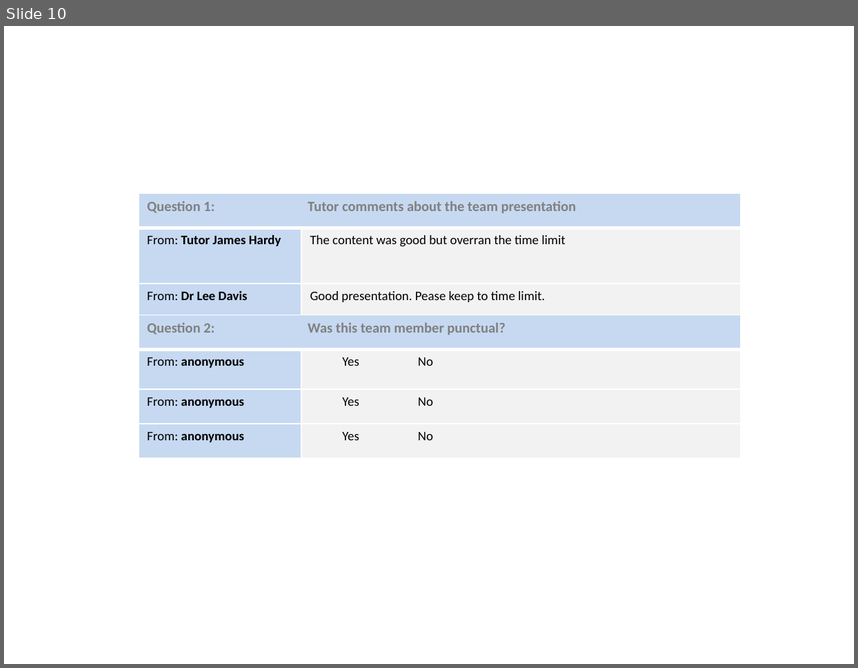
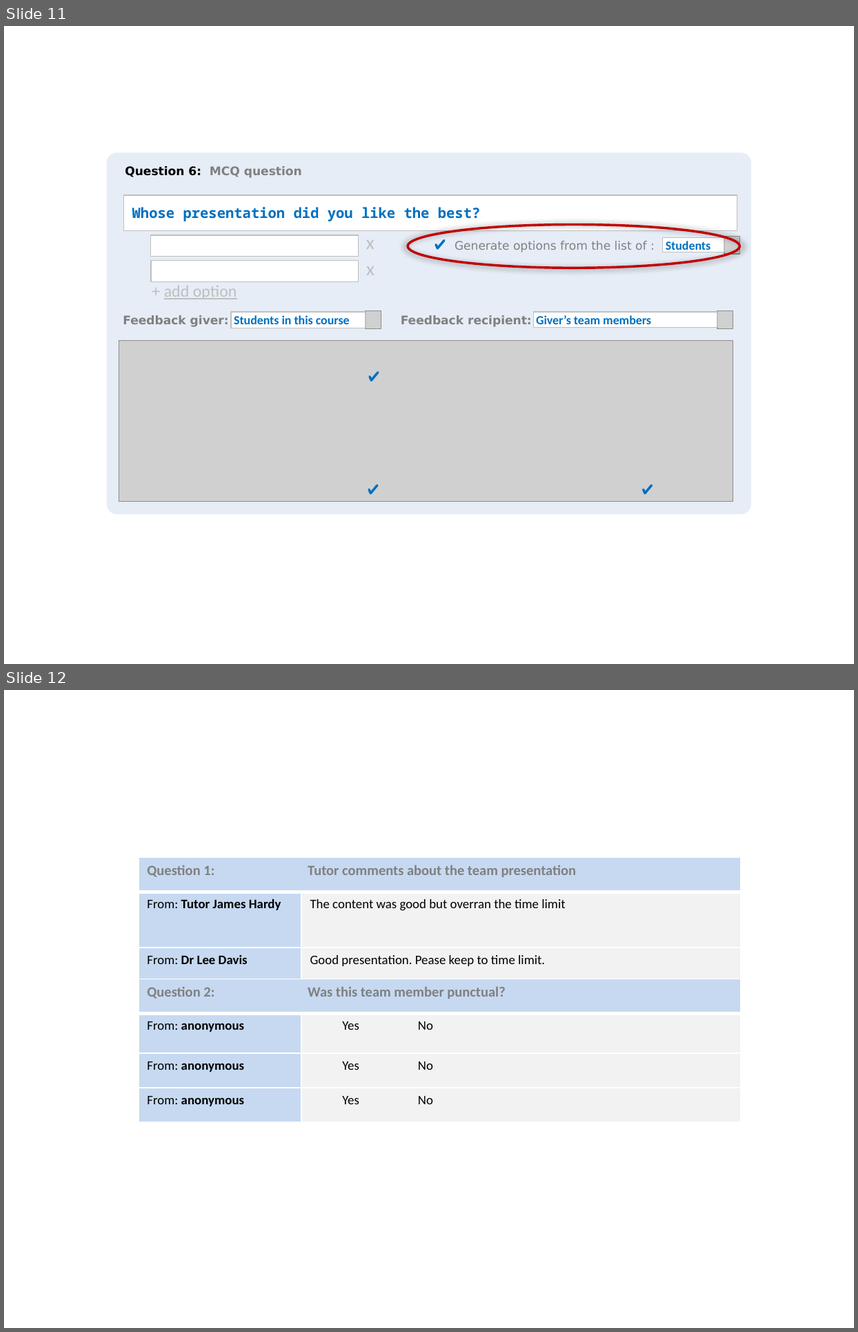
Before and after one commit to TEAMMATES/teammates, a slide deck: doc/mockups/Help page mockups.pptx. Shown one above the other, each under a label of ours: slide 10 before the commit, slides 11 and 12 after it. The pictures are 858x668 and 858x1332 pixels, drawn with LibreOffice and Linux fonts; fonts in the diff are those of the drawing; grey boxes stand for pictures; background and template pictures are left out. Boxes give left, top, right and bottom in pixels: in the first picture for what was removed or moved away, otherwise in the second. Text is boxed around its words. In the diff, an @@ line names an element or a change of style, - is before the commit and + after.

Commit message:
Issue 1617: Update blog about question types and preview feature Update Issue 1617
Former-commit-id: 2bbe81ca5c1f64954da450c4bc3ee759c5d87d35
Former-commit-id: 557d664b1ba58783c81857bc7ed9c84e5ff19698
Former-commit-id: 5eeed401fd88267f5e468c2d5a99a82050be52e3

```diff
--- a/doc/mockups/Help page mockups.pptx
+++ b/doc/mockups/Help page mockups.pptx
@@ slide 11 added at <box>4,26,854,664</box>, background #FFFFFF @@
@@ group added at <box>107,153,751,514</box>: 7 texts, 6 rectangles, 4 pictures, 4 freeform shapes, 1 rounded rectangle, 1 ellipse @@
+Feedback giver:
+Whose presentation did you like the best?
+Question 6: MCQ question
+Students in this course
+Feedback recipient:
+Giver’s team members
+x
+x
++ add option
+Generate options from the list of :
+Students
@@ what was slide 10 is now slide 12 @@
```
Also in this commit, not shown: 1 other slide added.
